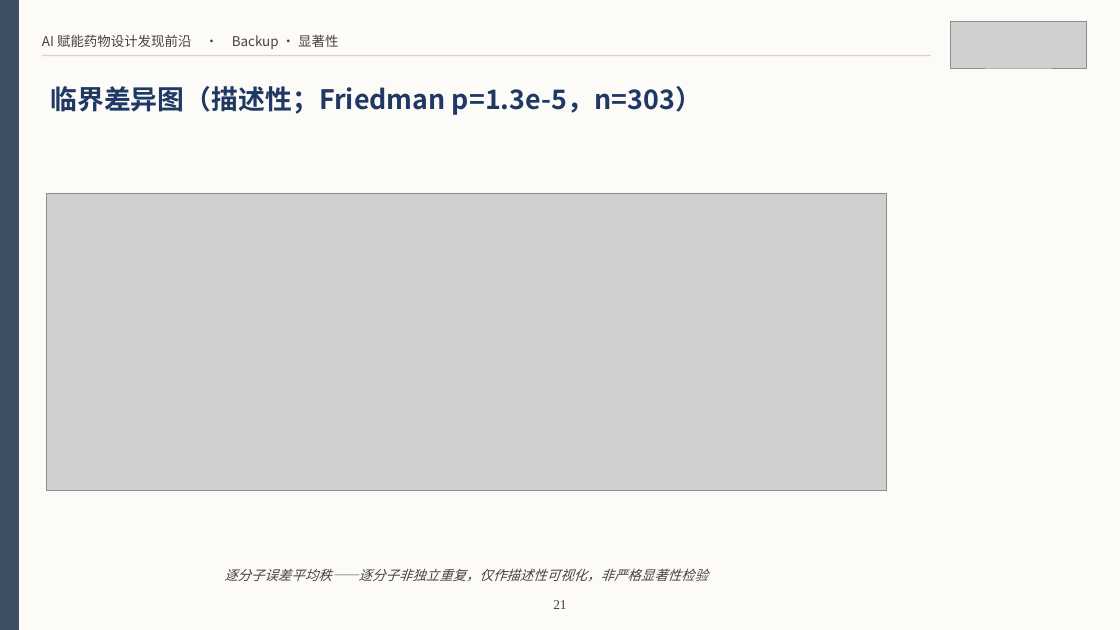
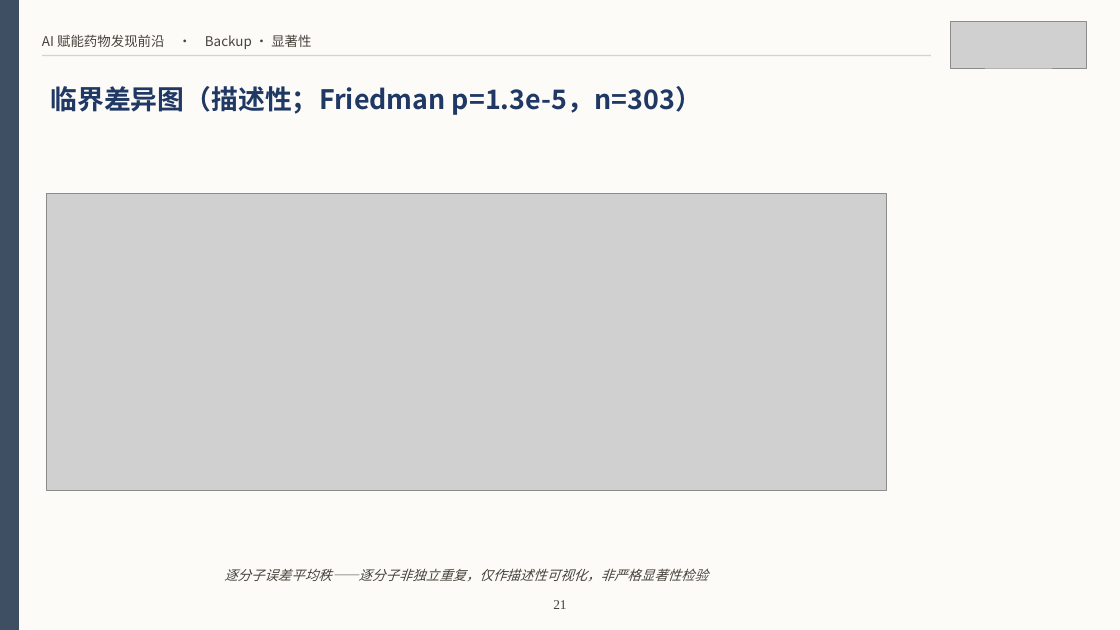
Before and after one commit to Smugpigeon/molecular-conformal-benchmark, a slide deck: slide 23 of report/课程汇报_BACE.pptx. Drawn at 1120x630 pixels with LibreOffice and Linux fonts; fonts in the diff are those of the drawing; grey boxes stand for pictures. Boxes give left, top, right and bottom in pixels: in the first picture for what was removed or moved away, otherwise in the second. Text is boxed around its words. In the diff, an @@ line names an element or a change of style, - is before the commit and + after.

```diff
--- a/report/课程汇报_BACE.pptx
+++ b/report/课程汇报_BACE.pptx
@@ text at [42, 34, 311, 49]: text changed @@
-AI 赋能药物设计发现前沿 · Backup · 显著性
+AI 赋能药物发现前沿 · Backup · 显著性
```
Also in this commit, not shown: 26 other slides changed, 5 other files.
